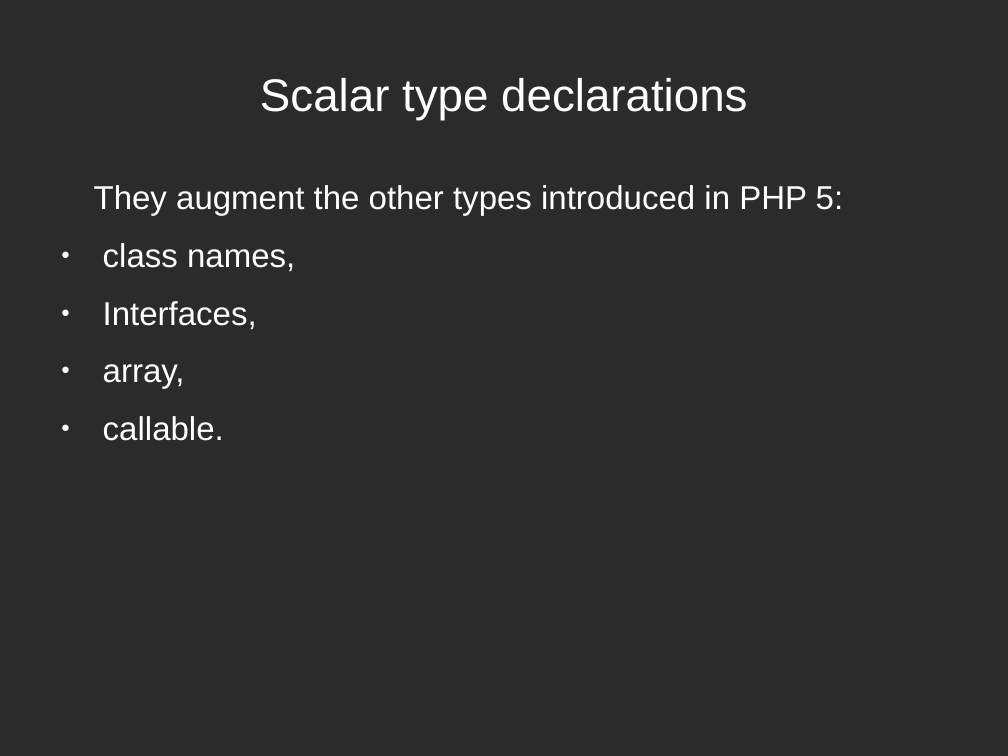
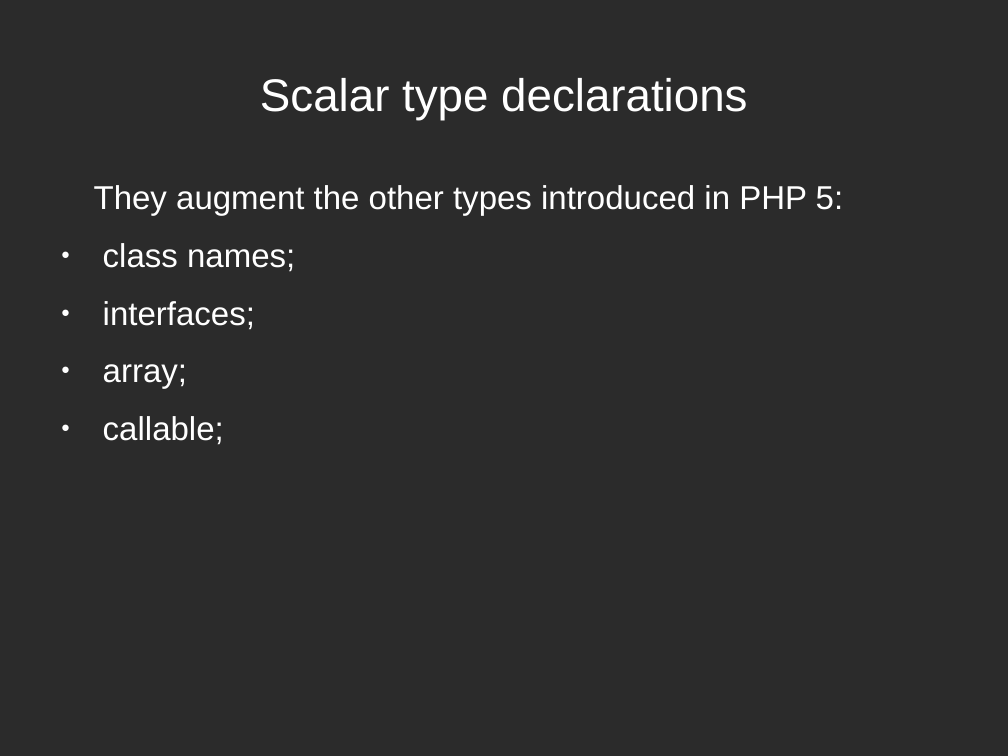
Before and after one commit to rmichal1/php7prezentacja, a slide deck: slide 9 of php7.odp. Drawn at 1008x756 pixels with LibreOffice and Linux fonts; fonts in the diff are those of the drawing; background and template pictures are left out; a plain dark background stands for a picture behind light text. Boxes give left, top, right and bottom in pixels: in the first picture for what was removed or moved away, otherwise in the second. Text is boxed around its words. In the diff, an @@ line names an element or a change of style, - is before the commit and + after.

```diff
--- a/php7.odp
+++ b/php7.odp
@@ text at (103, 243, 295, 445): text changed @@
-● class names,
-● Interfaces,
-● array,
-● callable.
+● class names;
+● interfaces;
+● array;
+● callable;
```
Also in this commit, not shown: 4 other slides changed, 1 slide added, 5 other files.
